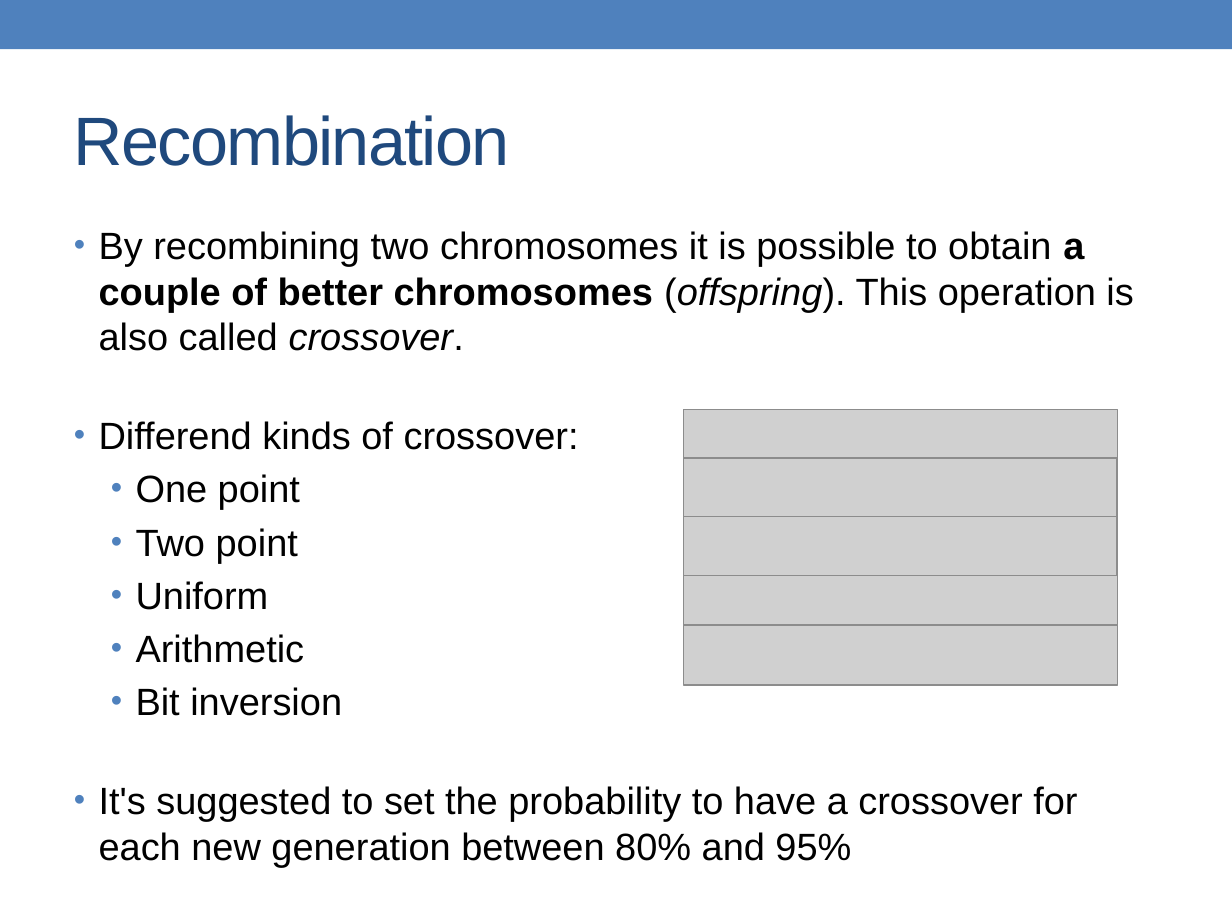
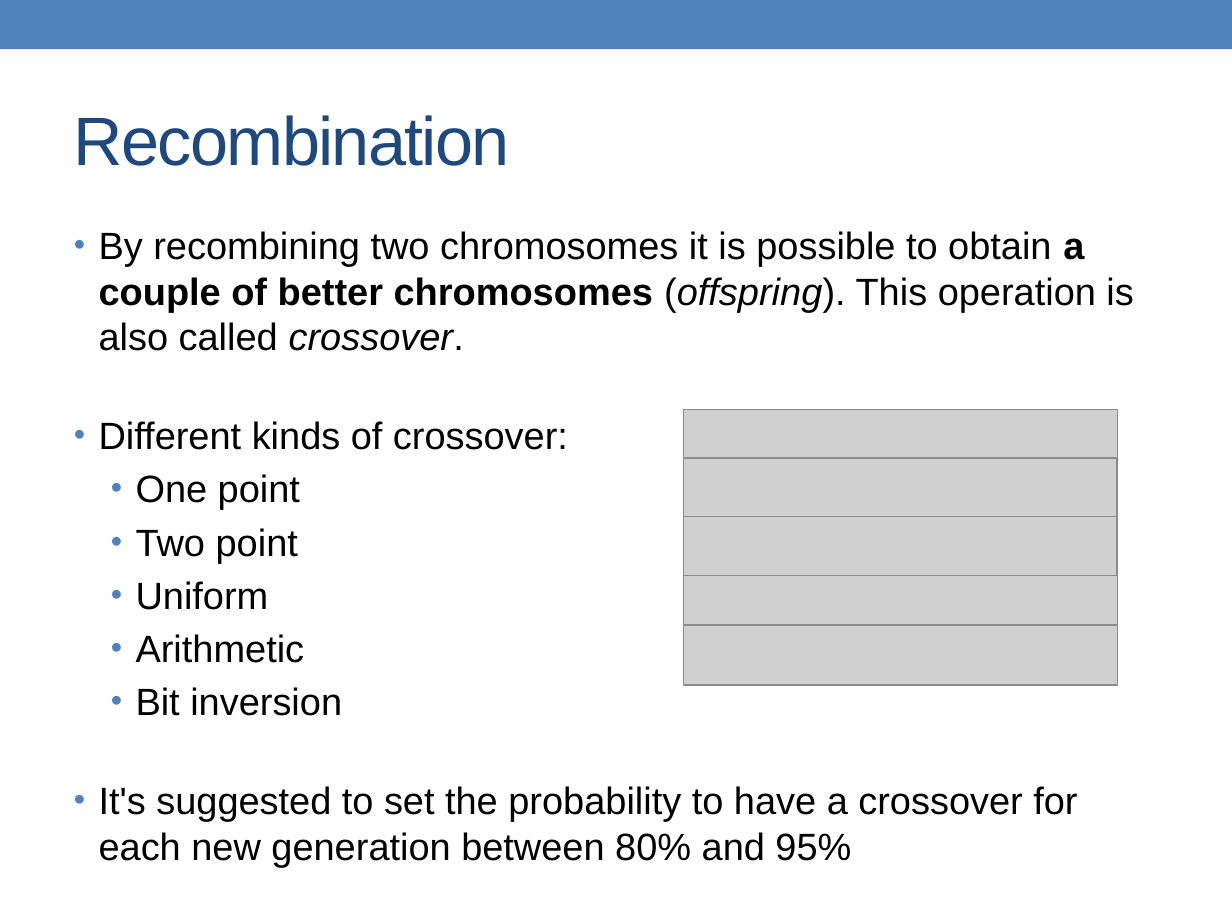
Before and after one commit to alessandrofrancesconi/carwin, a slide deck: slide 22 of presentation.pptx. Drawn at 1232x924 pixels with LibreOffice and Linux fonts; fonts in the diff are those of the drawing; grey boxes stand for pictures. Boxes give left, top, right and bottom in pixels: in the first picture for what was removed or moved away, otherwise in the second. Text is boxed around its words. In the diff, an @@ line names an element or a change of style, - is before the commit and + after.

```diff
--- a/presentation.pptx
+++ b/presentation.pptx
@@ text at [99, 421, 568, 450]: text changed @@
-• Differend kinds of crossover:
+• Different kinds of crossover:
```
Also in this commit, not shown: 1 other slide changed, 1 other file.
